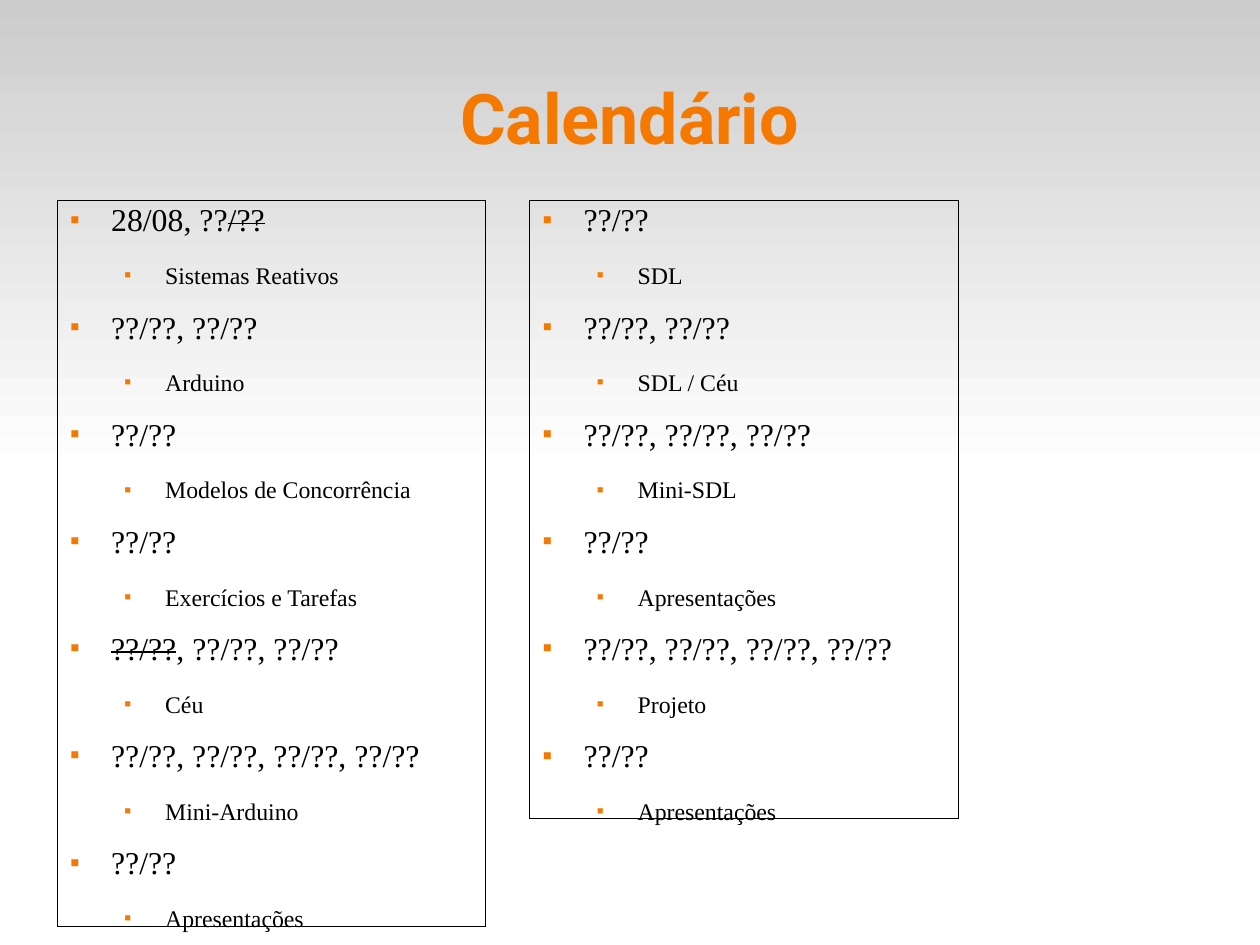
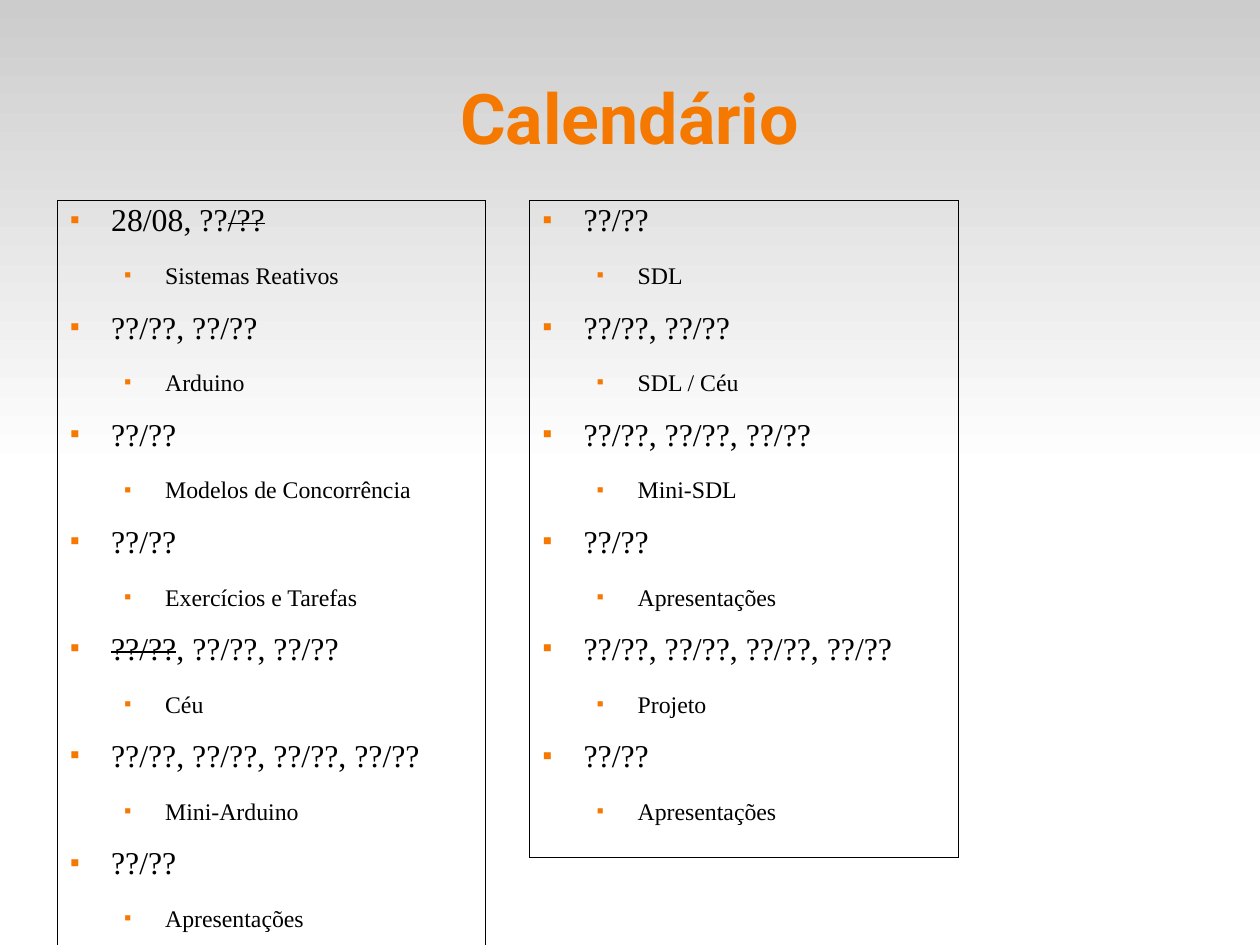
Before and after one commit to fsantanna-uerj/reativos, a slide deck: slide 23 of slides/00_intro.odp. Drawn at 1260x945 pixels with LibreOffice and Linux fonts; fonts in the diff are those of the drawing. Boxes give left, top, right and bottom in pixels: in the first picture for what was removed or moved away, otherwise in the second. Text is boxed around its words. In the diff, an @@ line names an element or a change of style, - is before the commit and + after.

```diff
--- a/slides/00_intro.odp
+++ b/slides/00_intro.odp
@@ text "28/08, ??/??": place and size @@
-text "28/08, ??/??" at <box>57,200,486,938</box>
+text "28/08, ??/??" at <box>57,200,486,945</box>
@@ text "??/??": place and size @@
-text "??/??" at <box>529,200,958,830</box>
+text "??/??" at <box>529,200,958,869</box>
```
Also in this commit, not shown: 4 other slides changed, 1 other file.
